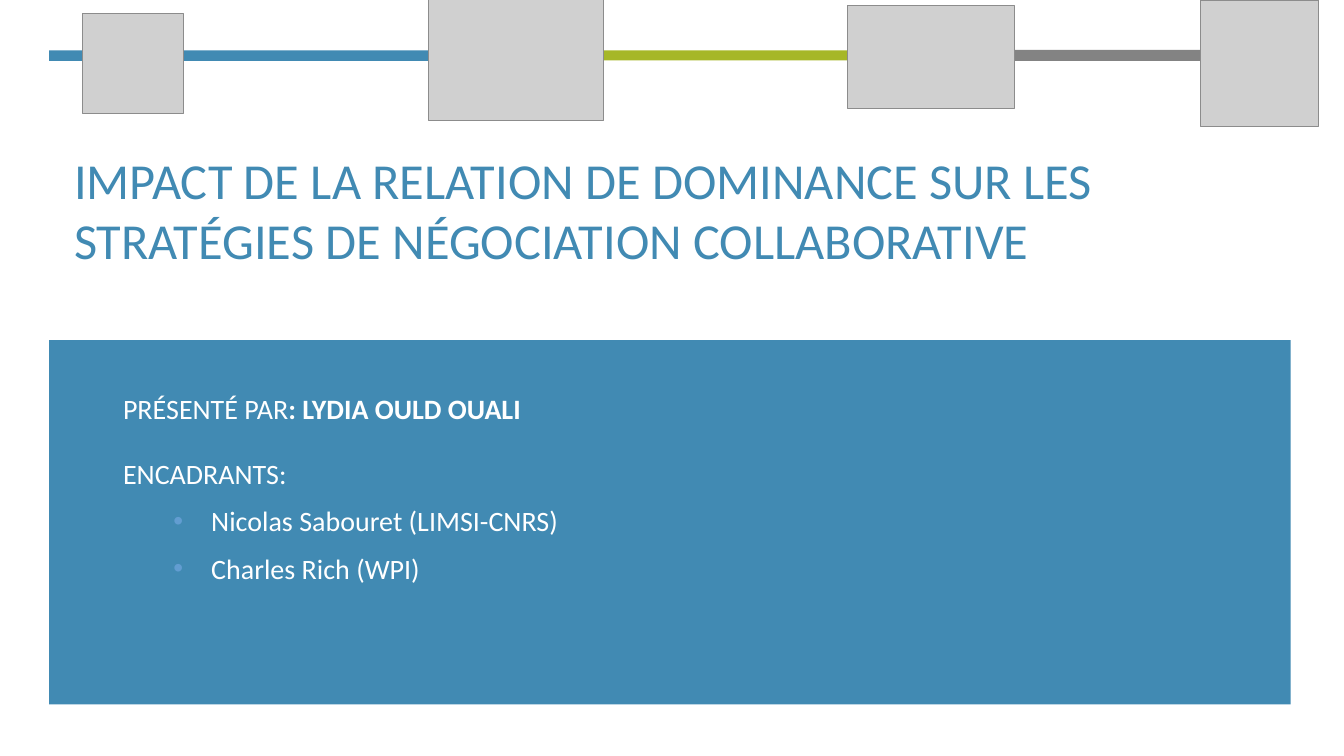
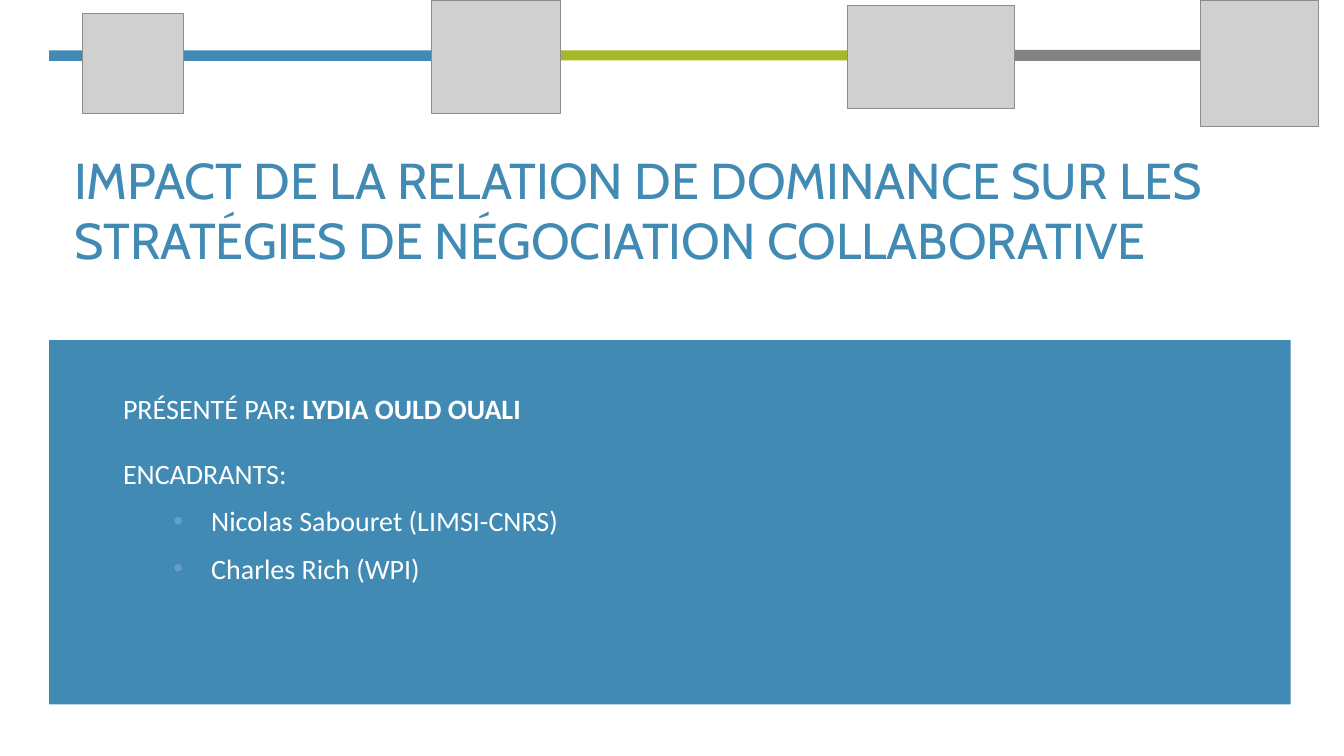
Before and after one commit to Olydia/Discolog, a slide deck: slide 1 of papers/Presentations/Seminaire_CPU/seminaire_13_12.pptx. Drawn at 1344x756 pixels with LibreOffice and Linux fonts; fonts in the diff are those of the drawing; grey boxes stand for pictures. Boxes give left, top, right and bottom in pixels: in the first picture for what was removed or moved away, otherwise in the second. Text is boxed around its words. In the diff, an @@ line names an element or a change of style, - is before the commit and + after.

```diff
--- a/papers/Presentations/Seminaire_CPU/seminaire_13_12.pptx
+++ b/papers/Presentations/Seminaire_CPU/seminaire_13_12.pptx
@@ picture: place and size @@
-picture at <box>430,0,604,120</box>
+picture at <box>433,0,561,114</box>
@@ title "IMPACT DE LA RELATION DE ..." at <box>74,163,1202,260</box>: font Calibri to Cabin; indent changed @@
```
Also in this commit, not shown: 16 other slides changed, 1 slide added, 1 slide removed, 4 other files.
